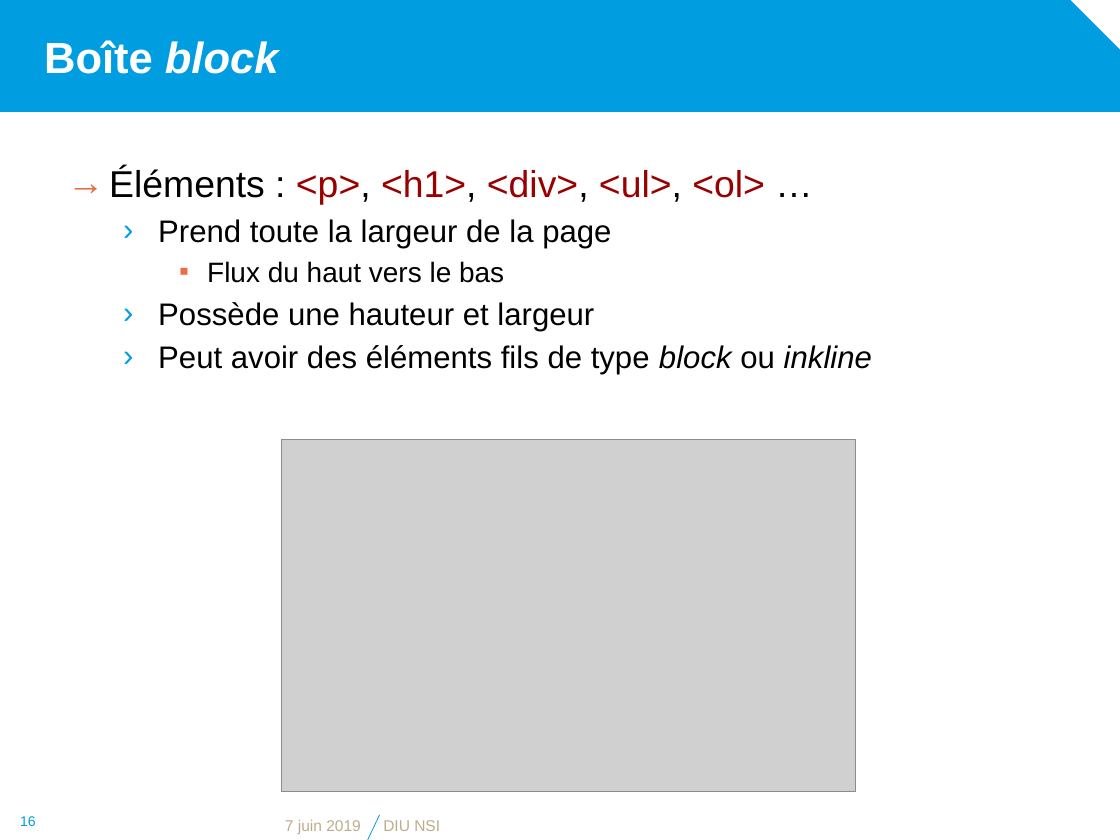
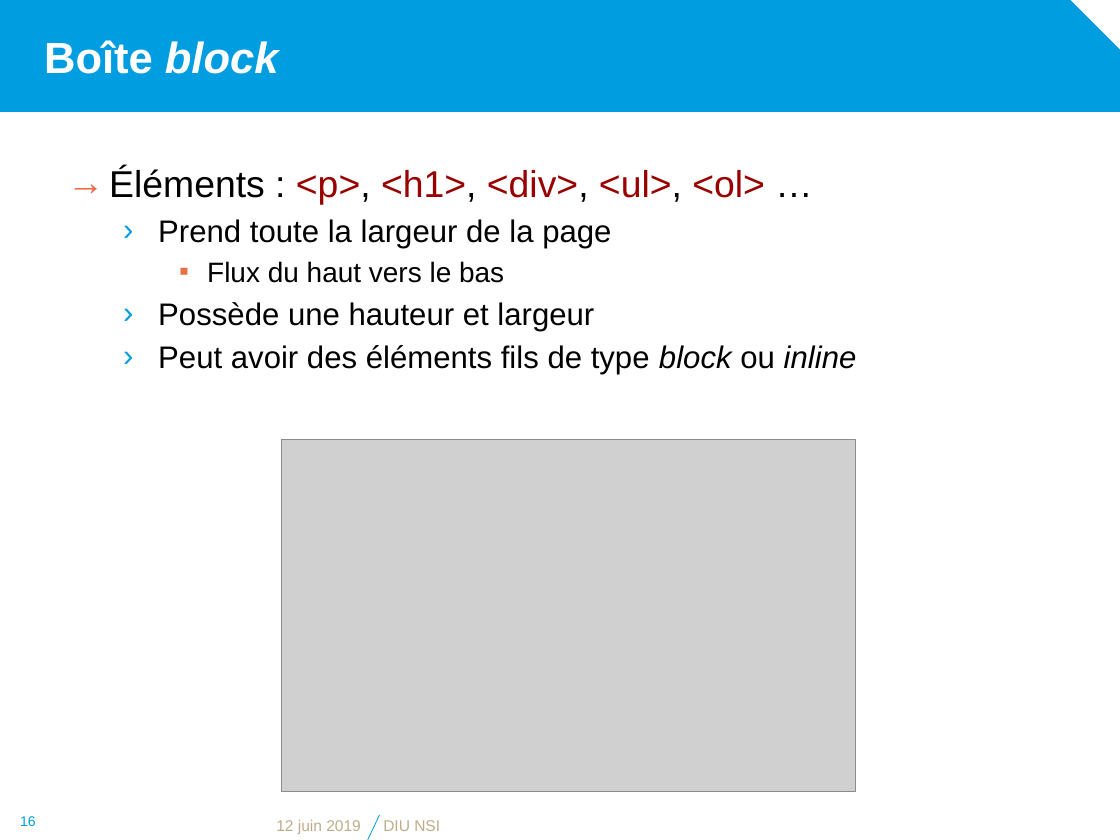
Before and after one commit to diu-uf-bordeaux/bloc1, a slide deck: slide 16 of web/3-CSS/css.pptx. Drawn at 1120x840 pixels with LibreOffice and Linux fonts; fonts in the diff are those of the drawing; grey boxes stand for pictures; background and template pictures are left out. Boxes give left, top, right and bottom in pixels: in the first picture for what was removed or moved away, otherwise in the second. Text is boxed around its words. In the diff, an @@ line names an element or a change of style, - is before the commit and + after.

Commit message:
typo

```diff
--- a/web/3-CSS/css.pptx
+++ b/web/3-CSS/css.pptx
@@ text at (158,345,857,374): text changed @@
-  › Peut avoir des éléments fils de type block ou inkline
+  › Peut avoir des éléments fils de type block ou inline
@@ text at (276,820,361,834): text changed @@
-7 juin 2019
+12 juin 2019
```
Also in this commit, not shown: 18 other slides changed.
